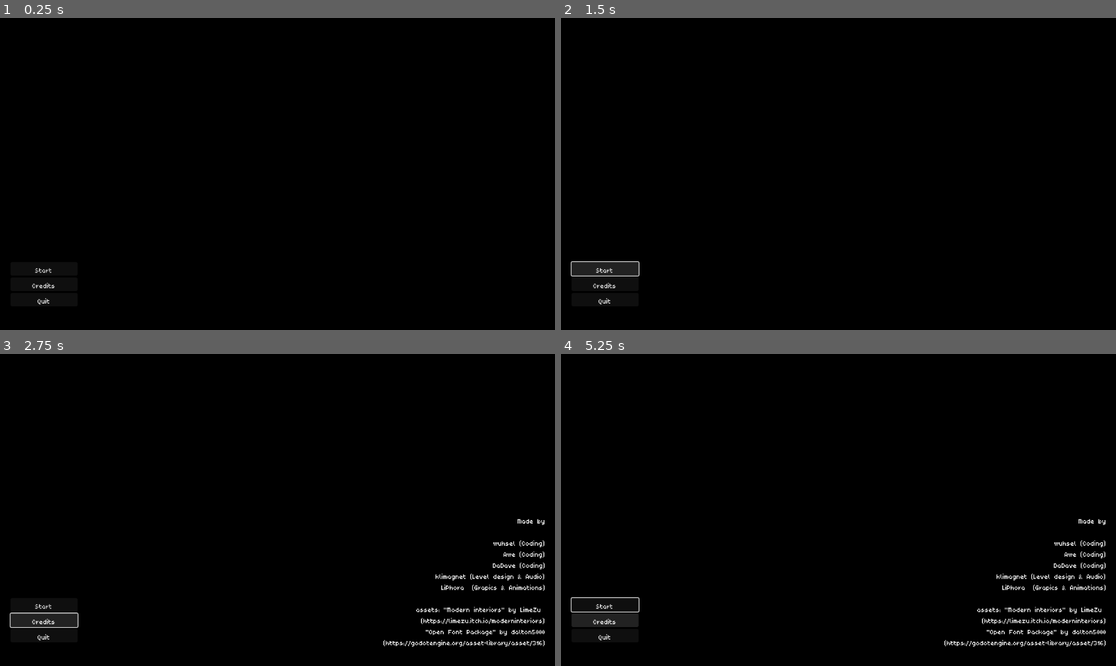
Above: before the commit, frames 1-4 (two rows, left to right).
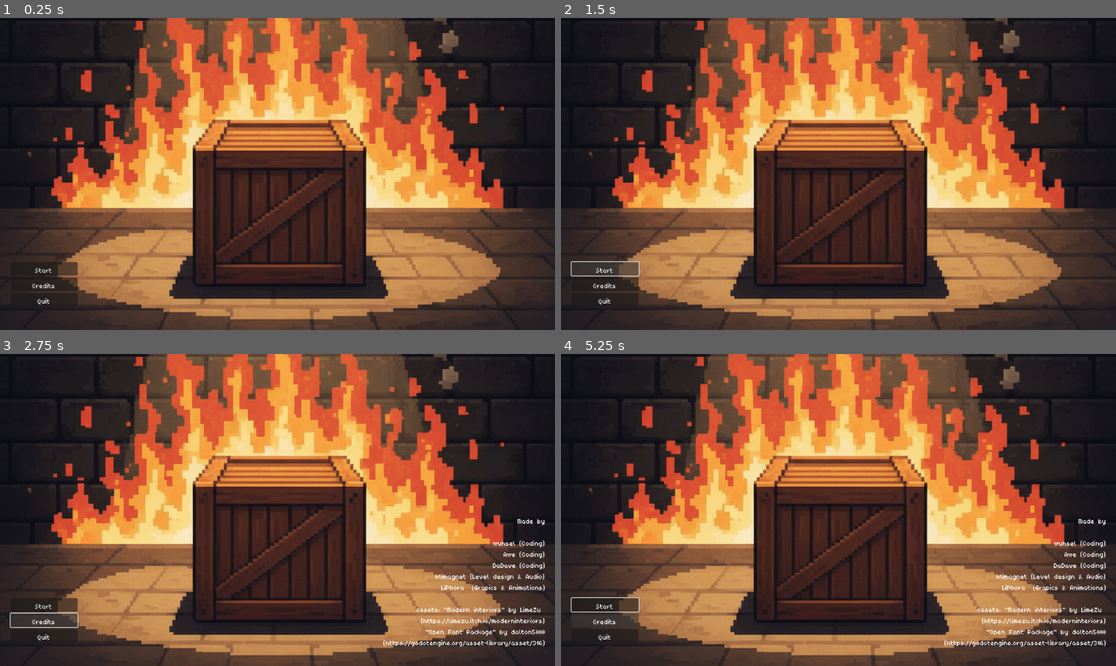
Above: after the commit, the same moments.

Repository: DaDave/JameGam-49
Game: Godot game, scene res://scenes/main_menu/main_menu.tscn
The game is run twice, just before and just after one commit, with the same random seed, the same clock (stepped at 60 frames per second) and the same inputs.
Inputs:
- Up to frame 1 (0.25 s): no input
- Up to frame 2 (1.5 s): click "Start" at 0.5 s; click "Start" at 1.25 s
- Up to frame 3 (2.75 s): click "Credits" at 2 s
- Up to frame 4 (5.25 s): hold D (player_right) 2.78-3.53 s; hold S (player_down) 3.53-4.28 s; hold D (player_right) 4.28-5.03 s; hold Up (player_up) from 5.03 s (still down)

The runs differ from the first frame. In frame 1, 95% of the frame differs, in the area x 0-100%, y 0-100%; in frame 2, 95%; in frame 3, 95%; in frame 4, 95%.

Commit message:
Added main menu background music and background image

Diff:
--- a/scenes/main_menu/main_menu.tscn
+++ b/scenes/main_menu/main_menu.tscn
@@ -1,6 +1,10 @@
-[gd_scene load_steps=2 format=3 uid="uid://dyvgpxd0rqg44"]
+[gd_scene load_steps=5 format=3 uid="uid://dyvgpxd0rqg44"]
 
 [ext_resource type="Script" uid="uid://ci7by8hu7ag7v" path="res://scenes/main_menu/main_menu.gd" id="1_nhkf3"]
+[ext_resource type="AudioStream" uid="uid://ckvo43m2bsblb" path="res://resources/music/Pixel Panic 2.mp3" id="2_0ebjn"]
+[ext_resource type="Texture2D" uid="uid://clrv450vqwj76" path="res://resources/background/background.png" id="2_ob46e"]
+
+[sub_resource type="Theme" id="Theme_fsom3"]
 
 [node name="MainMenu" type="Control"]
 layout_mode = 3
@@ -9,6 +13,7 @@
 anchor_bottom = 1.0
 grow_horizontal = 2
 grow_vertical = 2
+theme = SubResource("Theme_fsom3")
 script = ExtResource("1_nhkf3")
 
 [node name="BackgroundColorRect" type="ColorRect" parent="."]
@@ -19,6 +24,11 @@
 grow_horizontal = 2
 grow_vertical = 2
 color = Color(0, 0, 0, 1)
+
+[node name="Background" type="Sprite2D" parent="."]
+position = Vector2(579.25, 71.74997)
+scale = Vector2(1.1469727, 1.1469727)
+texture = ExtResource("2_ob46e")
 
 [node name="VerticalBoxContainer" type="VBoxContainer" parent="."]
 layout_mode = 1
@@ -71,6 +81,11 @@
 (https://godotengine.org/asset-library/asset/316)"
 horizontal_alignment = 2
 
+[node name="AudioStreamPlayer" type="AudioStreamPlayer" parent="."]
+stream = ExtResource("2_0ebjn")
+volume_db = 0.143
+autoplay = true
+
 [connection signal="pressed" from="VerticalBoxContainer/StartButton" to="." method="_on_start_button_pressed"]
 [connection signal="pressed" from="VerticalBoxContainer/CreditsButton" to="." method="_on_credits_button_pressed"]
 [connection signal="pressed" from="VerticalBoxContainer/QuitButton" to="." method="_on_quit_button_pressed"]
Binary file added: resources/background/background.png
Not shown, added: resources/background/background.png.import
Not shown, added: resources/music/Pixel Panic 2.mp3.import
Not shown, added: resources/music/Pixel Panic.mp3.import
Not shown, added: resources/music/Pixel Panic 2.mp3
Not shown, added: resources/music/Pixel Panic.mp3
